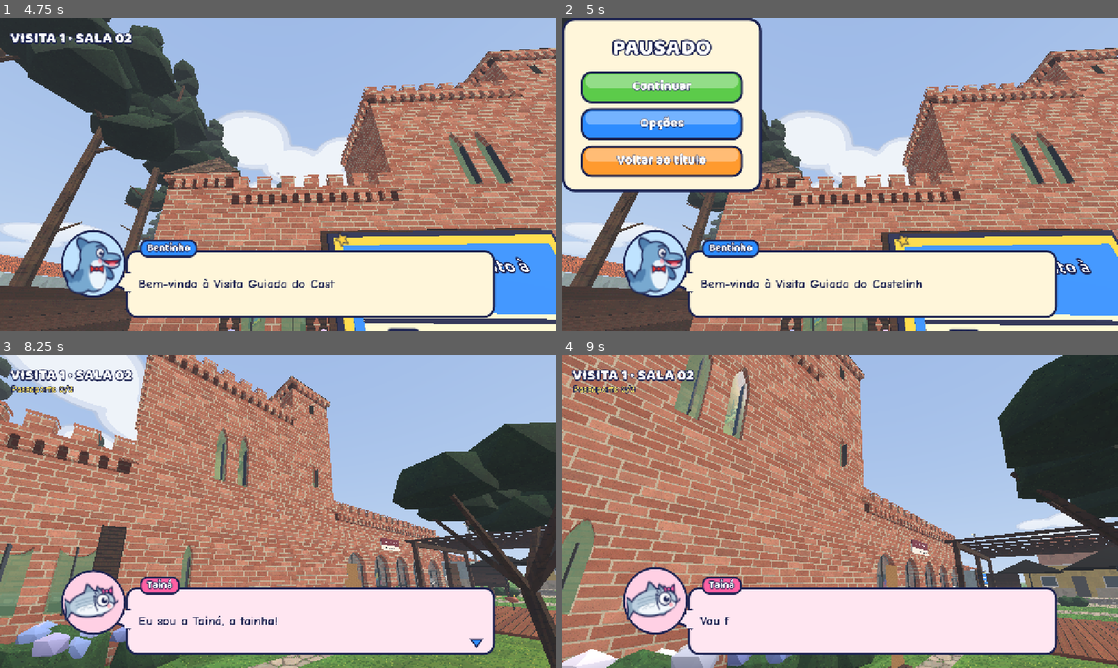
Above: before the commit, frames 1-4 (two rows, left to right).
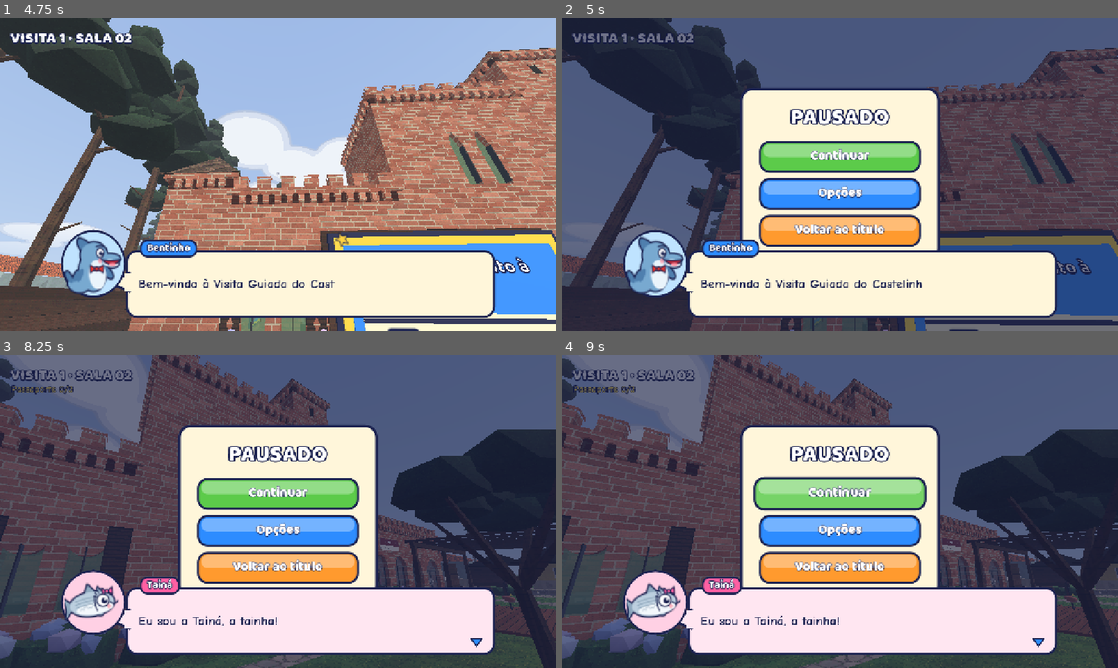
Above: after the commit, the same moments.

Repository: IcaroPv01/jogo_castelinho_imb-
Game: Godot game, scene res://scenes/main/main.tscn
Two runs of this game, one before a commit and one after it. Both use one fixed random seed, a clock stepped at 60 frames per second and the inputs below.
Inputs (mouse positions are in pixels of both pictures, inside the frame that each line leads up to):
- Up to frame 1 (4.75 s): click "Começar a visita" at 0.5 s; tap Enter at 1.25 s; move the mouse to (305, 174) at 1.27 s; hold Q (visor) 1.28-2.03 s; hold W (frente) from 1.28 s (still down); click (305, 174) at 1.42 s; move the mouse to (250, 174) at 2.02 s; tap Shift (correr) at 2.1 s; tap Q (visor) at 2.3, 3.8, 4.55 s; move the mouse to (289, 168) at 2.77 s; hold Q (visor) 2.78-3.53 s; tap 1 (disco_1) at 2.85 s; move the mouse to (272, 180) at 3.52 s; tap 5 (disco_5) at 3.6 s; click (272, 180) at 3.67 s; move the mouse to (316, 177) at 4.27 s; hold Mouse wheel down (disco_ant) from 4.28 s (still down)
- Up to frame 2 (5 s): keep holding W (frente); keep holding Mouse wheel down (disco_ant); tap Escape (pausa) at 4.9 s
- Up to frame 3 (8.25 s): move the mouse to (111, 464) at 5.02 s; release W (frente) at 5.03 s; release Mouse wheel down (disco_ant) at 5.03 s; hold A (esquerda) 5.03-5.78 s; tap Mouse wheel up (disco_prox) at 5.1 s; tap Q (visor) at 5.3, 6.05, 6.8 s; move the mouse to (283, 511) at 5.77 s; hold W (frente) 5.78-6.53 s; hold E (interagir) 5.78-6.53 s; click (283, 511) at 5.92 s; move the mouse to (255, 505) at 6.52 s; hold D (direita) 6.53-7.28 s; tap F (lanterna) at 6.6 s; move the mouse to (305, 511) at 7.27 s; hold Q (visor) 7.28-8.03 s; hold W (frente) from 7.28 s (still down); move the mouse to (250, 511) at 8.02 s; tap P at 8.1 s; click (250, 511) at 8.17 s
- Up to frame 4 (9 s): keep holding W (frente); tap Q (visor) at 8.3 s; move the mouse to (851, 505) at 8.77 s; hold Q (visor) from 8.78 s (still down); tap Enter at 8.85 s

Frame 1 is identical in both runs. In frame 2, 80% of the frame differs, in the area x 0-100%, y 0-100%; in frame 3, 74%; in frame 4, 77%.

Commit message:
wip: captura do final e ajuste no menu de pausa
Co-Authored-By: Claude Opus 5.5 <noreply@anthropic.com>
Claude-Session: https://claude.ai/code/session_01NLkYCy6o1Tv2DCyo41Cg8P

Diff:
--- /dev/null
+++ b/tests/captura_final.gd
@@ -0,0 +1,224 @@
+extends SceneTree
+## Capturas dos finais (precisa de renderização: xvfb-run). Não é um teste (fora do CI). Uso:
+##   xvfb-run -a -s "-screen 0 1280x720x24" godot --rendering-driver opengl3 -s res://tests/captura_final.gd -- <modo> <pasta_saida>
+## Modos: titulos | pausa | encontrado | visita_concluida | sala_101 | chegada
+## "titulos" faz backup de user://finais.cfg e restaura no fim.
+
+var gs: Node
+var main: Node
+var pasta := ""
+var nivel: Node3D
+var player: Node3D
+
+
+func _initialize() -> void:
+	_rodar.call_deferred()
+
+
+func _foto(nome: String, frames := 8) -> void:
+	for i in frames:
+		await process_frame
+	root.get_texture().get_image().save_png("%s/%s.png" % [pasta, nome])
+	print("foto: ", nome)
+
+
+func _esperar(seg: float) -> void:
+	await create_timer(seg, true).timeout
+
+
+func _rodar() -> void:
+	var a := OS.get_cmdline_user_args()
+	var modo: String = a[0]
+	pasta = a[1]
+	DirAccess.make_dir_recursive_absolute(pasta)
+	root.size = Vector2i(1280, 720)
+	gs = root.get_node("/root/GameState")
+	match modo:
+		"titulos": await _titulos()
+		"pausa": await _pausa()
+		"chegada": await _braco(modo)
+		_: await _braco(modo)
+	quit()
+
+
+func _titulos() -> void:
+	var cam := ProjectSettings.globalize_path("user://finais.cfg")
+	var bak := cam + ".bak_captura"
+	var tinha := FileAccess.file_exists(cam)
+	if tinha:
+		DirAccess.copy_absolute(cam, bak)
+	var Finais = load("res://ui/finais.gd")
+	for f in ["encontrado", "visita_concluida", "sala_101"]:
+		if FileAccess.file_exists(cam):
+			DirAccess.remove_absolute(cam)
+		Finais.registrar(f)
+		gs.novo_jogo()
+		var t = load("res://ui/tela_titulo.tscn").instantiate()
+		root.add_child(t)
+		await _esperar(1.5)
+		await _foto("titulo_" + f)
+		t.queue_free()
+		await process_frame
+	# os três vistos
+	if FileAccess.file_exists(cam):
+		DirAccess.remove_absolute(cam)
+	for f in ["encontrado", "visita_concluida", "sala_101"]:
+		Finais.registrar(f)
+	var t2 = load("res://ui/tela_titulo.tscn").instantiate()
+	root.add_child(t2)
+	await _esperar(1.5)
+	await _foto("titulo_todos")
+	if FileAccess.file_exists(cam):
+		DirAccess.remove_absolute(cam)
+	if tinha:
+		DirAccess.copy_absolute(bak, cam)
+		DirAccess.remove_absolute(bak)
+
+
+func _pausa() -> void:
+	main = load("res://scenes/main/main.tscn").instantiate()
+	root.add_child(main)
+	main.aquecer_ativo = false
+	await process_frame
+	main.tela_titulo.queue_free()
+	gs.novo_jogo()
+	await main.carregar_mundo("res://world/niveis/braco_morto.tscn", "Spawn")
+	main.hud.visible = true
+	gs.contadores["pistas_tito"] = 5
+	for i in 20:
+		await process_frame
+	main.hud._pista_nova()
+	await _esperar(0.12)
+	await _foto("hud_pista_pulso", 1)
+	await _esperar(2.0)
+	await _foto("hud_pista_repouso", 1)
+	main.hud.mostrar_pausa(true)
+	await _foto("pausa_principal", 6)
+	main.hud.menu_pausa._ir("opcoes")
+	await _foto("pausa_opcoes", 6)
+	main.hud.menu_pausa._ir("confirma")
+	await _foto("pausa_confirma", 6)
+
+
+func _braco(modo: String) -> void:
+	main = load("res://scenes/main/main.tscn").instantiate()
+	root.add_child(main)
+	main.aquecer_ativo = false
+	await process_frame
+	main.tela_titulo.queue_free()
+	gs.novo_jogo()
+	await main.carregar_mundo("res://world/niveis/braco_morto.tscn", "Spawn")
+	nivel = main.mundo.get_child(0)
+	player = main.player
+	main.hud.visible = true
+	nivel.voltar_ao_titulo = false
+	for i in 15:
+		await process_frame
+	gs.set_flag("tem_visor", true)
+	if not gs.Epoca.ESEMDATA in gs.discos:
+		gs.ganhar_disco(gs.Epoca.ESEMDATA)
+	gs.contadores["pistas_tito"] = nivel.PISTAS_ENCONTRADO if modo == "encontrado" else 3
+	var P: Vector3 = nivel.POS_TITO
+	var L: Vector3 = nivel.POS_LAPIDE
+	if modo == "chegada":
+		await _esperar(2.5)
+		await _foto("bm_chegada")
+		player.global_position = Vector3(L.x - 1.5, 0.05, L.z + 3.0)
+		player.look_at_from_position(player.global_position, Vector3(L.x, 0.4, L.z))
+		player.cabeca.rotation.x = -0.1
+		await _foto("bm_lapide_luz", 10)
+		player.global_position = Vector3(L.x - 0.3, 0.05, L.z + 1.6)
+		player.rotation.y = 0.0
+		await _foto("bm_lapide_perto", 10)
+		# vista do lago
+		player.global_position = Vector3(0, 0.05, -4)
+		player.rotation.y = 0.0
+		await _foto("bm_lago", 10)
+		return
+	if modo == "sala_101":
+		var r: float = (nivel.RAMPA_X0 + nivel.RAMPA_X1) * 0.5
+		player.global_position = Vector3(r, 0.05, -6.5)
+		player.rotation.y = 0.0
+		await process_frame
+		Input.action_press("frente")
+		var n := 0
+		while not nivel.encerrando and n < 900:
+			await process_frame
+			n += 1
+		Input.action_release("frente")
+		await _foto("s101_comeco_afundar", 1)
+		await _esperar(3.5)
+		await _foto("s101_descendo", 1)
+		var t := 0.0
+		while t < 25.0 and nivel.get_node_or_null("FundoDoLago") == null:
+			await _esperar(0.25)
+			t += 0.25
+		await _esperar(2.5)
+		await _foto("s101_fundo_pecas", 1)
+		await _esperar(2.0)
+		await _foto("s101_fundo_pecas2", 1)
+		# dedos: tira fotos a cada 0.5s até a cortina fechar
+		for i in 10:
+			await _esperar(0.5)
+			await _foto("s101_dedos_%d" % i, 1)
+			if nivel._cortina.color.a > 0.95:
+				break
+		await _esperar(2.5)
+		await _foto("s101_cartao_ou_titulo", 1)
+		await _esperar(4.0)
+		await _foto("s101_seguinte", 1)
+		return
+	# encontrado / visita_concluida: olhar para o Tito com o Visor
+	gs.trocar_epoca(gs.Epoca.ESEMDATA)
+	player.global_position = Vector3(P.x, 0.05, P.z + 5.0)
+	player.rotation.y = 0.0
+	player.cabeca.rotation.x = 0.0
+	await _foto("%s_tito_sentado" % modo, 4)
+	var n := 0
+	while not nivel.cena_feita and n < 900:
+		await process_frame
+		n += 1
+	await _esperar(2.5)
+	await _foto("%s_tito_vira" % modo, 1)
+	await _esperar(2.5)
+	await _foto("%s_fala" % modo, 1)
+	if modo == "encontrado":
+		var t := 0.0
+		while t < 30.0 and nivel._tito_em_pe == null:
+			await _esperar(0.25)
+			t += 0.25
+		await _foto("enc_levanta", 1)
+		# foto de lado: camera distante olhando o caminho e a Figura
+		for k in 6:
+			await _esperar(0.8)
+			await _foto("enc_anda_%d" % k, 1)
+		# vista da Figura através do lago (câmera livre, sem física, a 30 / 15 / 7 m dela)
+		var fig: Node3D = nivel._figura
+		if fig and fig.visible:
+			player.set_physics_process(false)
+			for d in [30.0, 15.0, 7.0]:
+				var alvo: Vector3 = fig.global_position + Vector3(0, 1.4, 0)
+				var pos := Vector3(alvo.x, 1.4, alvo.z + d)
+				player.global_position = pos
+				player.look_at(alvo, Vector3.UP)
+				player.cabeca.rotation.x = 0.0
+				await _foto("enc_figura_%dm" % int(d), 4)
+			player.set_physics_process(true)
+			player.global_position = Vector3(2.2, 0.05, -1.5)
+		await _esperar(6.0)
+		await _foto("enc_depois_sumiu", 1)
+		# pegadas: olhar para elas
+		player.global_position = Vector3(2.2, 0.8, -1.5)
+		player.rotation.y = 0.0
+		player.cabeca.rotation.x = -0.5
+		await _foto("enc_pegadas", 6)
+		await _esperar(8.0)
+		await _foto("enc_final", 1)
+	else:
+		var t := 0.0
+		while t < 30.0 and not nivel.encerrando:
+			await _esperar(0.25)
+			t += 0.25
+		for k in 14:
+			await _esperar(0.7)
+			await _foto("vc_beat_%02d" % k, 1)
--- a/ui/menu_pausa.gd
+++ b/ui/menu_pausa.gd
@@ -14,16 +14,16 @@
 
 
 func _ready() -> void:
-	set_anchors_preset(Control.PRESET_FULL_RECT)
+	set_anchors_and_offsets_preset(Control.PRESET_FULL_RECT)
 	visible = false
 	mouse_filter = Control.MOUSE_FILTER_STOP   # clique no fundo não vaza para o jogo
 	var fundo := ColorRect.new()
 	fundo.color = Color(0.06, 0.08, 0.22, 0.6)
-	fundo.set_anchors_preset(Control.PRESET_FULL_RECT)
+	fundo.set_anchors_and_offsets_preset(Control.PRESET_FULL_RECT)
 	fundo.mouse_filter = Control.MOUSE_FILTER_IGNORE
 	add_child(fundo)
 	var centro := CenterContainer.new()
-	centro.set_anchors_preset(Control.PRESET_FULL_RECT)
+	centro.set_anchors_and_offsets_preset(Control.PRESET_FULL_RECT)
 	centro.mouse_filter = Control.MOUSE_FILTER_IGNORE
 	add_child(centro)
 	var painel := PanelContainer.new()
